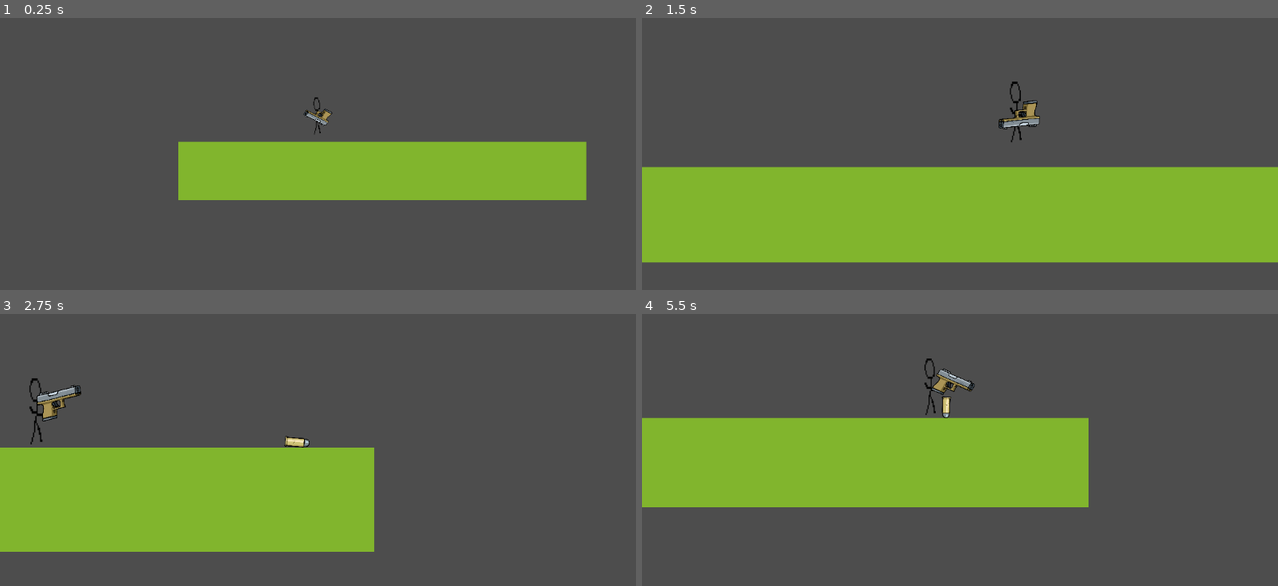
Above: before the commit, frames 1-4 (two rows, left to right).
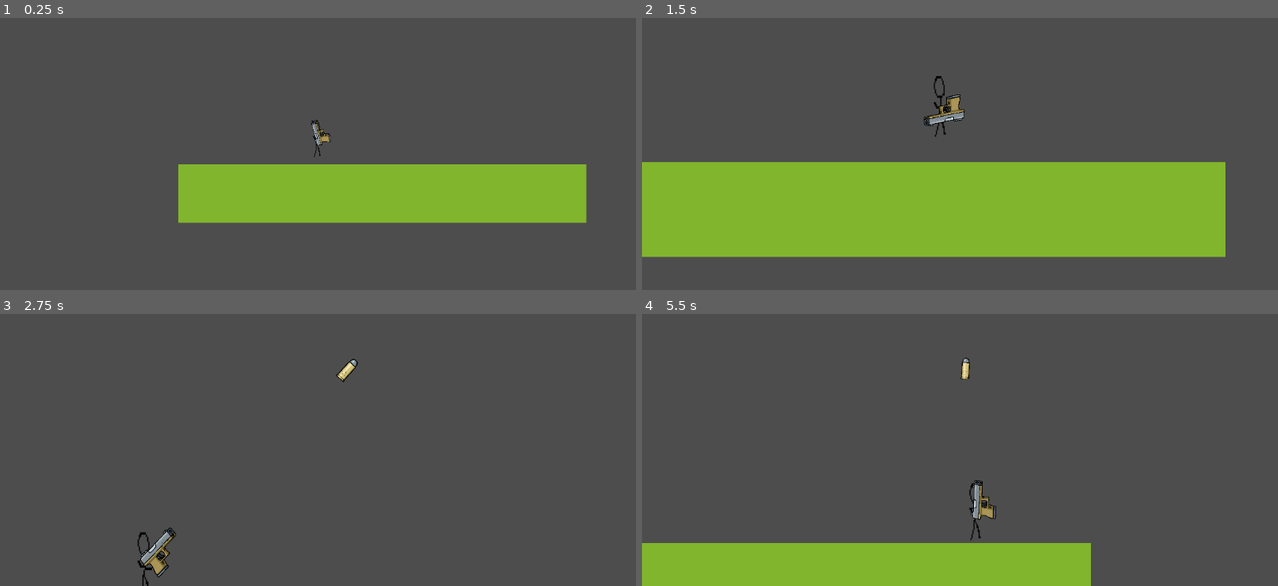
Above: after the commit, the same moments.

Repository: Panda248/Emu-War
Game: Godot game, scene res://scenes/Level.tscn
Same seed, same stepped clock (60 frames per second), same inputs: the game is played once before the commit and once after it.
Inputs (mouse positions are in pixels of both pictures, inside the frame that each line leads up to):
- Up to frame 1 (0.25 s): no input
- Up to frame 2 (1.5 s): move the mouse to (1099, 94) at 0.52 s; hold D (move_right) from 0.53 s (still down); click (1099, 94) at 0.6 s; tap W (jump) at 0.77 s; move the mouse to (832, 129) at 1.27 s; click (832, 129) at 1.35 s
- Up to frame 3 (2.75 s): tap W (jump) at 1.52 s; move the mouse to (381, 327) at 2.02 s; release D (move_right) at 2.03 s; hold A (move_left) from 2.03 s (still down); click (381, 327) at 2.1 s
- Up to frame 4 (5.5 s): move the mouse to (928, 479) at 2.77 s; release A (move_left) at 2.78 s; hold D (move_right) 2.78-4.28 s; click (928, 479) at 2.85 s; tap W (jump) at 3.02, 3.77, 4.52 s; move the mouse to (1150, 460) at 3.52 s; click (1150, 460) at 3.6 s; move the mouse to (769, 354) at 4.27 s; hold A (move_left) 4.28-5.03 s; click (769, 354) at 4.35 s; move the mouse to (991, 406) at 5.02 s; hold D (move_right) from 5.03 s (still down); click (991, 406) at 5.1 s

The runs differ from the first frame. In frame 1, 11% of the frame differs, in the area x 28-93%, y 29-76%; in frame 2, 7.9%; in frame 3, 24%; in frame 4, 35%, in the area x 0-71%, y 16-100%.

Commit message:
zoomplus

Diff:
--- a/scripts/Camera2D.gd
+++ b/scripts/Camera2D.gd
@@ -8,7 +8,15 @@
 
 # Called every frame. 'delta' is the elapsed time since the previous frame.
 func _physics_process(delta):
+	var lerp_amount = 0.1
+	var speed = 0.01
 	var offset = (get_global_mouse_position()-get_parent().player.global_position)*0.3
-	global_position = get_parent().player.global_position + offset
+
+	var distance = get_parent().player.global_position.distance_to(global_position)
+
+	if get_parent().player.global_position != global_position: global_position = global_position.move_toward(get_parent().player.global_position, distance/10)
+
+
+	#global_position = get_parent().player.global_position + offset
 
 	pass
